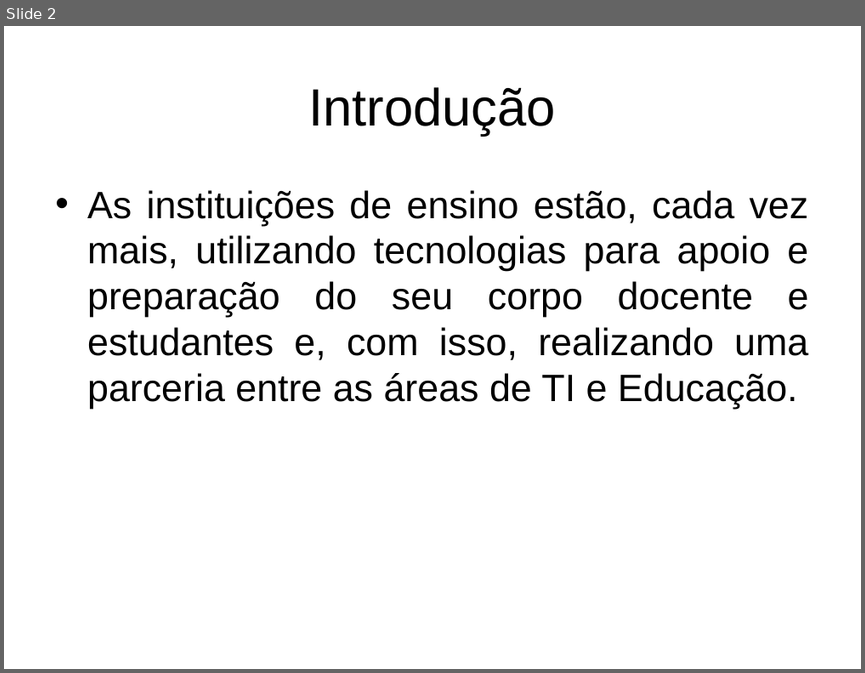
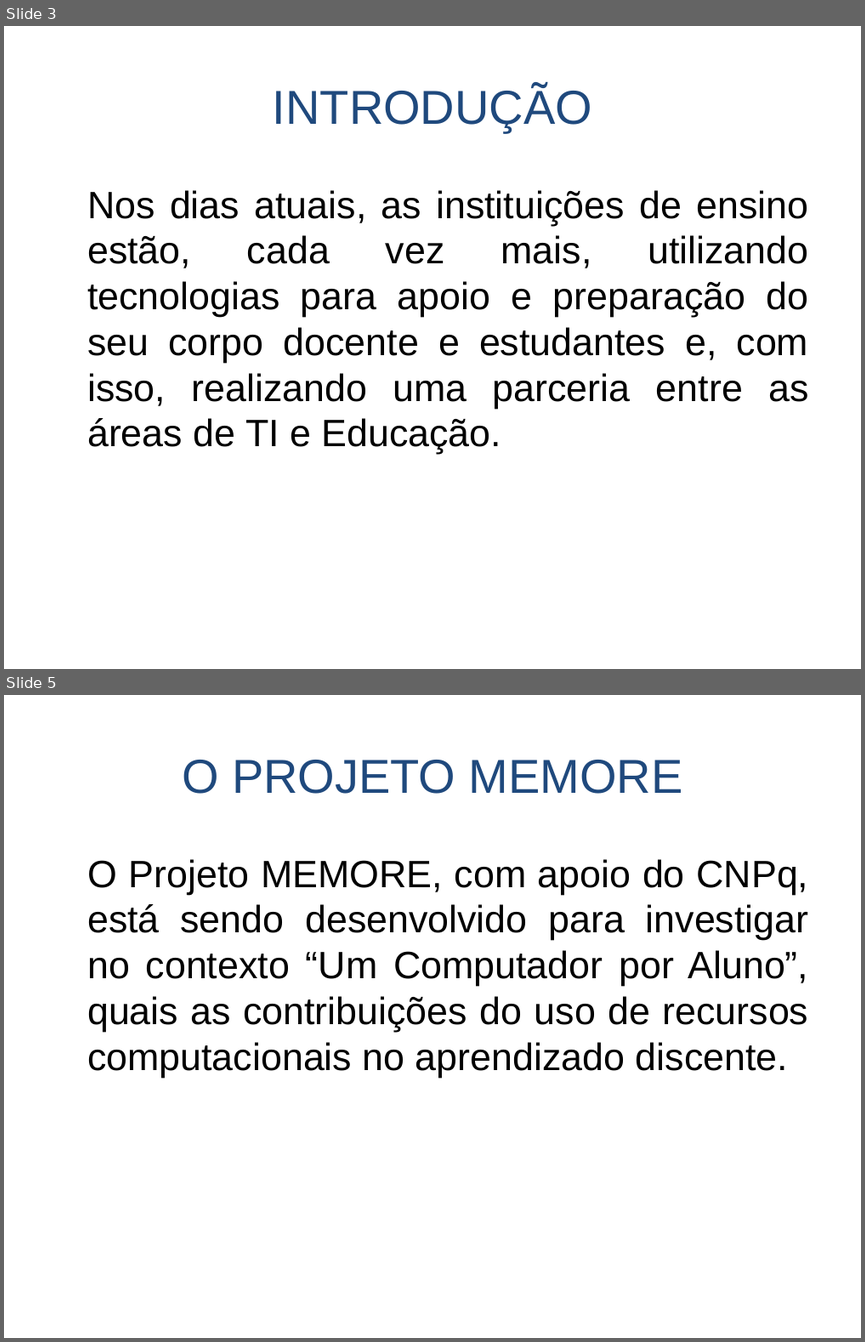
Before and after one commit to Fabricioultrasoft/tcc-fij, a slide deck: Apresentação TCC.ppt. Shown one above the other, each under a label of ours: slide 2 before the commit, slides 3 and 5 after it; the slides between them are not shown. The pictures are 865x673 and 865x1342 pixels, drawn with LibreOffice and Linux fonts; fonts in the diff are those of the drawing. Boxes give left, top, right and bottom in pixels: in the first picture for what was removed or moved away, otherwise in the second. Text is boxed around its words. In the diff, an @@ line names an element or a change of style, - is before the commit and + after.

```diff
--- a/Apresentação TCC.ppt
+++ b/Apresentação TCC.ppt
@@ slide 5 added at (4, 695, 861, 1338), background #FFFFFF @@
@@ title added at (182, 760, 683, 794), 40 pt, text #1F497D @@
+O PROJETO MEMORE
@@ text added at (87, 859, 809, 1077), 32 pt, text #000000 @@
+O Projeto MEMORE, com apoio do CNPq, está sendo desenvolvido para investigar no contexto “Um Computador por Aluno”, quais as contribuições do uso de recursos computacionais no aprendizado discente.
@@ what was slide 2 is now slide 3 @@
@@ slide 3 changed as well @@
@@ title at (273, 86, 592, 132): text changed; size 44 to 40 pt; text colour #000000 to #1F497D @@
-Introdução
+INTRODUÇÃO
@@ text at (87, 190, 809, 454): text changed @@
-• As instituições de ensino estão, cada vez mais, utilizando tecnologias para apoio e preparação do seu corpo docente e estudantes e, com isso, realizando uma parceria entre as áreas de TI e Educação.
+Nos dias atuais, as instituições de ensino estão, cada vez mais, utilizando tecnologias para apoio e preparação do seu corpo docente e estudantes e, com isso, realizando uma parceria entre as áreas de TI e Educação.
```
Also in this commit, not shown: 5 other slides changed, 13 other slides added.
